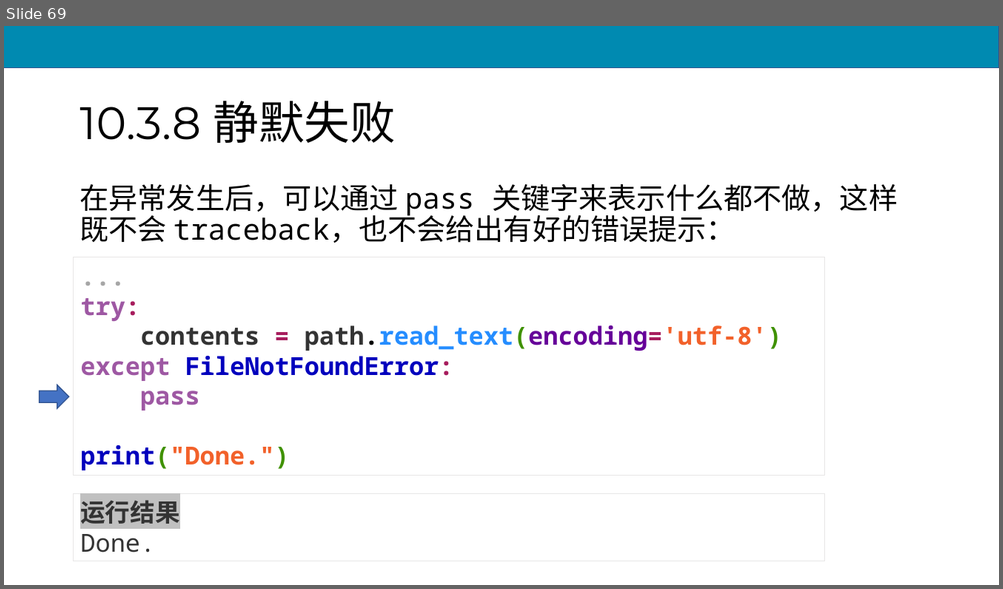
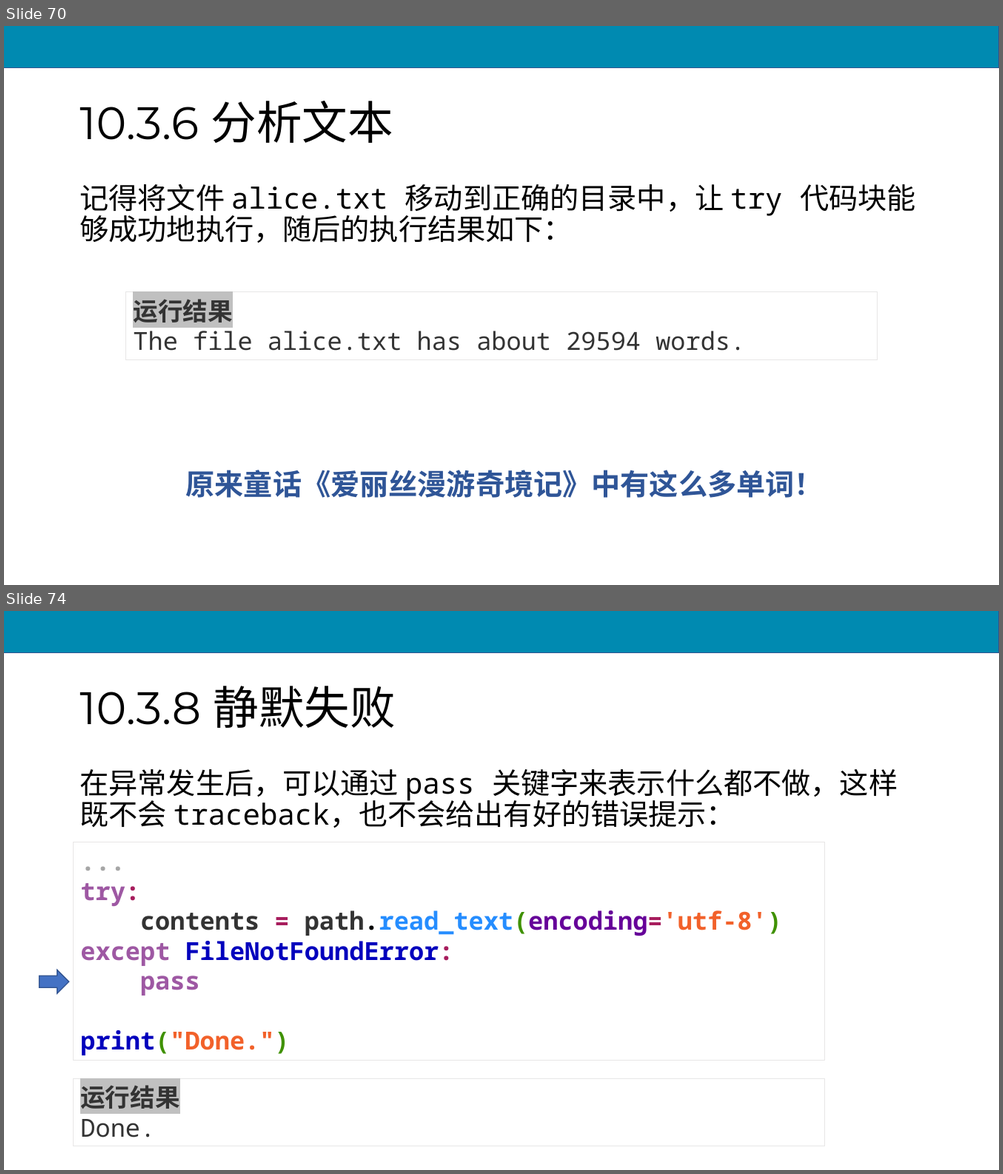
Before and after one commit to scruel/pcc_3e_slides, a slide deck: PPT/python10.pptx. Shown one above the other, each under a label of ours: slide 69 before the commit, slides 70 and 74 after it; the slides between them are not shown. The pictures are 1003x589 and 1003x1174 pixels, drawn with LibreOffice and Linux fonts; fonts in the diff are those of the drawing. Boxes give left, top, right and bottom in pixels: in the first picture for what was removed or moved away, otherwise in the second. Text is boxed around its words. In the diff, an @@ line names an element or a change of style, - is before the commit and + after.

```diff
--- a/PPT/python10.pptx
+++ b/PPT/python10.pptx
@@ slide 70 added at <box>4,26,999,585</box>, background #FFFFFF; not listed: 1 template element that a slide beside it also shows @@
@@ title added at <box>79,101,392,143</box>, 44 pt, text #000000 @@
+10.3.6 分析文本
@@ text added at <box>79,184,916,243</box>, 28 pt, text #000000 @@
+记得将文件 alice.txt 移动到正确的目录中，让 try 代码块能够成功地执行，随后的执行结果如下：
@@ rectangle added at <box>125,292,877,360</box>, outline #E7E6E6 0.75 pt, 24 pt, text #333333 @@
+运行结果
+The file alice.txt has about 29594 words.
@@ text added at <box>186,470,823,498</box>, 28 pt, text #2F5597, bold @@
+原来童话《爱丽丝漫游奇境记》中有这么多单词！
@@ what was slide 69 is now slide 74 @@
```
Also in this commit, not shown: 6 slides changed, 4 other slides added, 5 other files.
